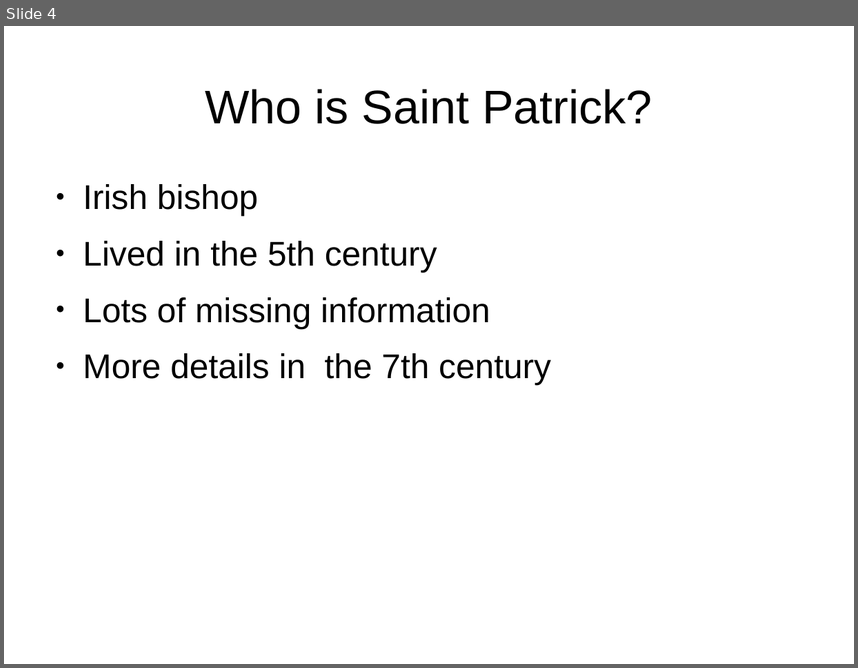
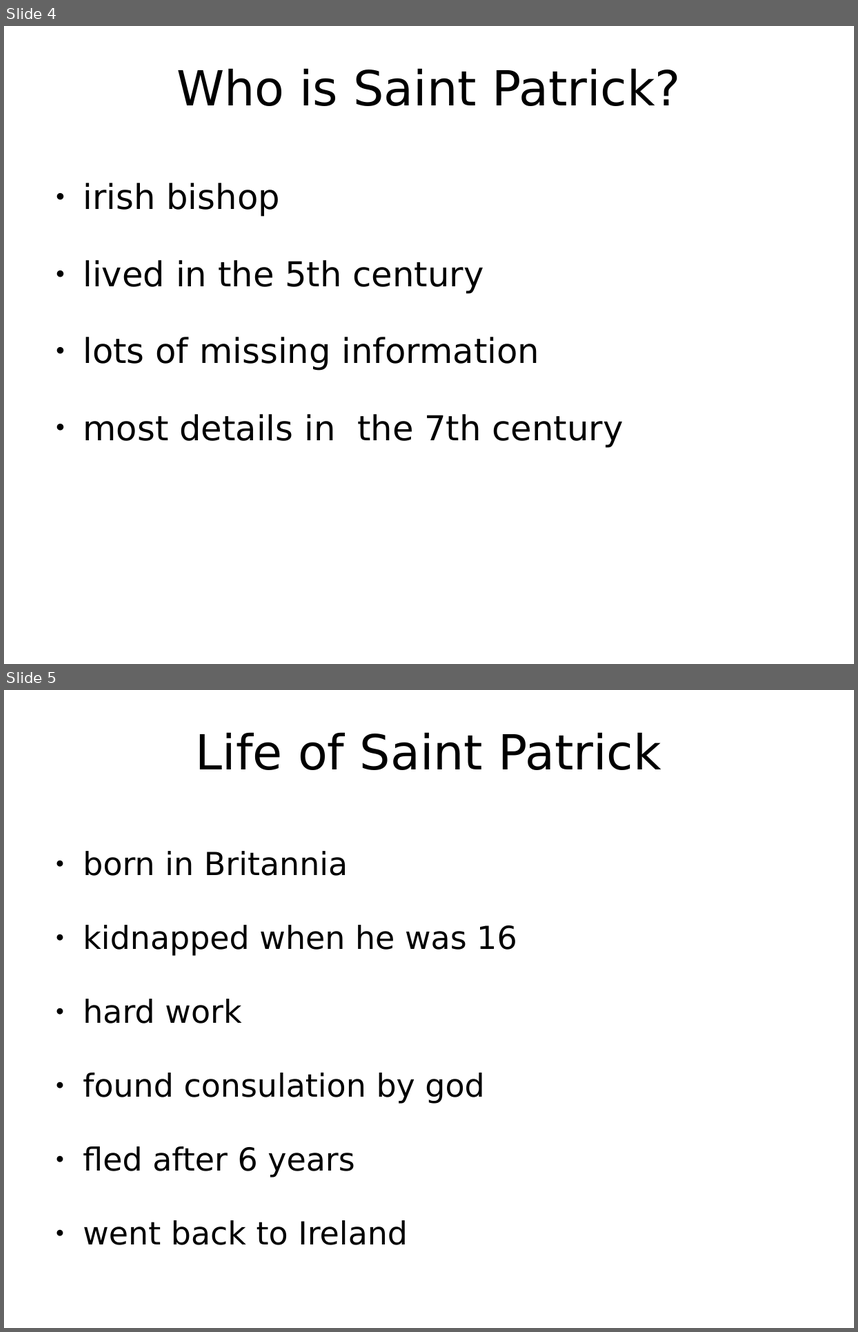
Before and after one commit to PraeluceantBoreus/eref, a slide deck: referat.odp. Shown one above the other, each under a label of ours: slide 4 before the commit, slides 4 and 5 after it. The pictures are 858x668 and 858x1332 pixels, drawn with LibreOffice and Linux fonts; fonts in the diff are those of the drawing; background and template pictures are left out. Boxes give left, top, right and bottom in pixels: in the first picture for what was removed or moved away, otherwise in the second. Text is boxed around its words. In the diff, an @@ line names an element or a change of style, - is before the commit and + after.

```diff
--- a/referat.odp
+++ b/referat.odp
@@ slide 5 added at (4,690,854,1328), background picture (left out) @@
@@ title added at (196,732,662,770), 45.1 pt, text #000000 @@
+Life of Saint Patrick
@@ text added at (83,851,517,1245), 29.6 pt, text #000000 @@
+● born in Britannia
+● kidnapped when he was 16
+● hard work
+● found consulation by god
+● fled after 6 years
+● went back to Ireland
@@ slide 4 changed as well @@
@@ title "Who is Saint Patrick?" at (176,68,681,106): size 44 to 45.1 pt, font Arial to DejaVu Sans @@
@@ text at (83,183,624,448): text changed; font Arial to DejaVu Sans @@
-● Irish bishop
-● Lived in the 5th century
-● Lots of missing information
-● More details in the 7th century
+● irish bishop
+● lived in the 5th century
+● lots of missing information
+● most details in the 7th century
```
Also in this commit, not shown: 7 other slides changed, 1 other file.
